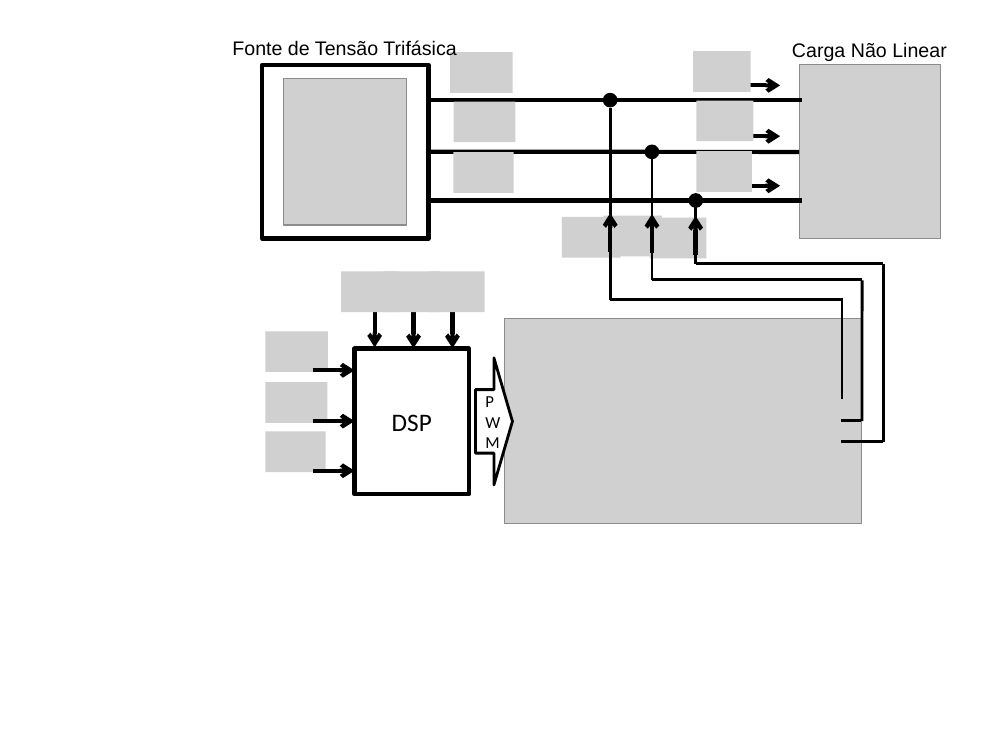
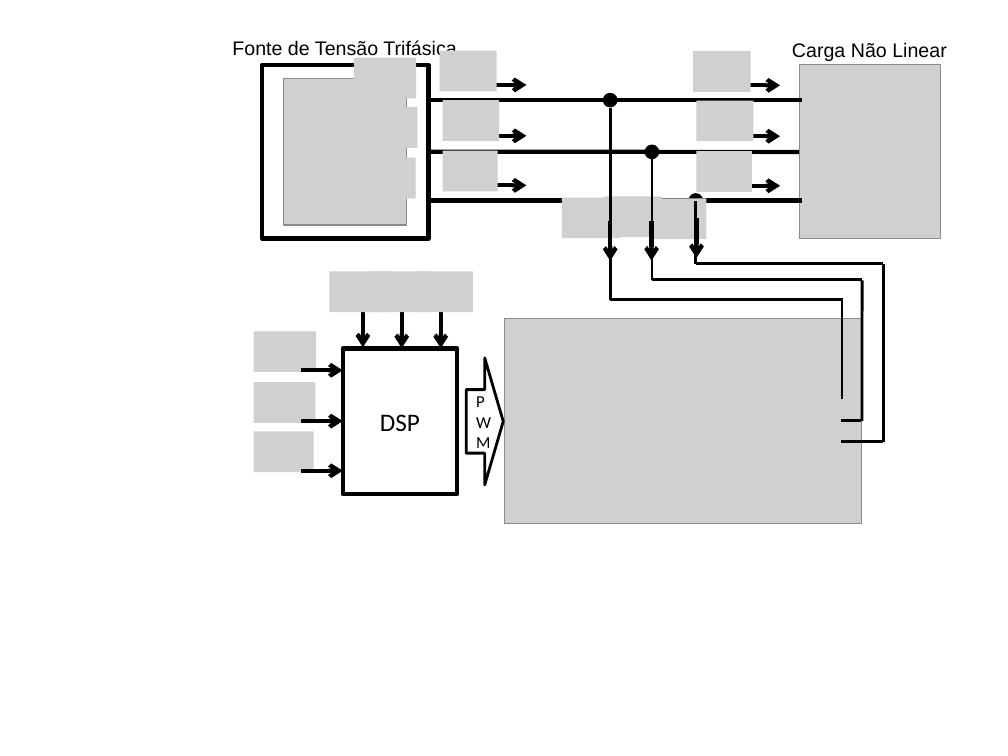
Before and after one commit to jpsoliv/MestradoJPSO, a slide deck: slide 4 of Tranqueiras de ppt/desenhos_filtro_complexo.pptx. Drawn at 1008x756 pixels with LibreOffice and Linux fonts; fonts in the diff are those of the drawing; grey boxes stand for pictures. Boxes give left, top, right and bottom in pixels: in the first picture for what was removed or moved away, otherwise in the second. Text is boxed around its words. In the diff, an @@ line names an element or a change of style, - is before the commit and + after.

```diff
--- a/Tranqueiras de ppt/desenhos_filtro_complexo.pptx
+++ b/Tranqueiras de ppt/desenhos_filtro_complexo.pptx
@@ picture added at (354, 57, 416, 98) @@
@@ picture: place and size @@
-picture at (451, 52, 513, 93)
+picture at (439, 50, 497, 91)
@@ arrow added from (485, 85) to (526, 85), #000000 3 pt @@
@@ picture added at (356, 107, 417, 147) @@
@@ picture: place and size @@
-picture at (454, 102, 515, 142)
+picture at (443, 100, 499, 140)
@@ arrow added from (485, 136) to (526, 136), #000000 3 pt @@
@@ picture added at (356, 158, 416, 199) @@
@@ picture: place and size @@
-picture at (454, 152, 514, 193)
+picture at (443, 151, 497, 192)
@@ arrow added from (485, 185) to (526, 185), #000000 3 pt @@
@@ 3 pictures: place and size @@
-3 pictures at (561, 216, 707, 258)
+3 pictures at (561, 197, 707, 239)
@@ arrow moved from (610, 252) - (610, 213) to (610, 221) - (610, 261) @@
@@ arrow moved from (652, 253) - (652, 214) to (651, 221) - (651, 261) @@
@@ arrow moved from (696, 255) - (696, 216) to (697, 219) - (697, 258) @@
@@ 6 pictures, 5 arrows, 1 right arrow, 1 rectangle: place and size @@
-6 pictures, 5 arrows, 1 right arrow, 1 rectangle at (265, 271, 513, 494)
+6 pictures, 5 arrows, 1 right arrow, 1 rectangle at (254, 271, 503, 494)
@@ arrow moved from (453, 312) - (453, 348) to (440, 312) - (440, 348) @@
```
Also in this commit, not shown: 1 other slide changed, 5 other files.
